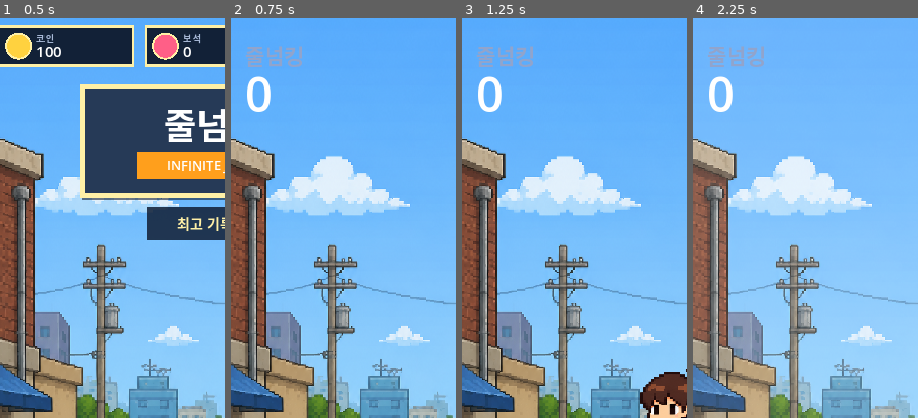
Above: before the commit, frames 1-4 (left to right).
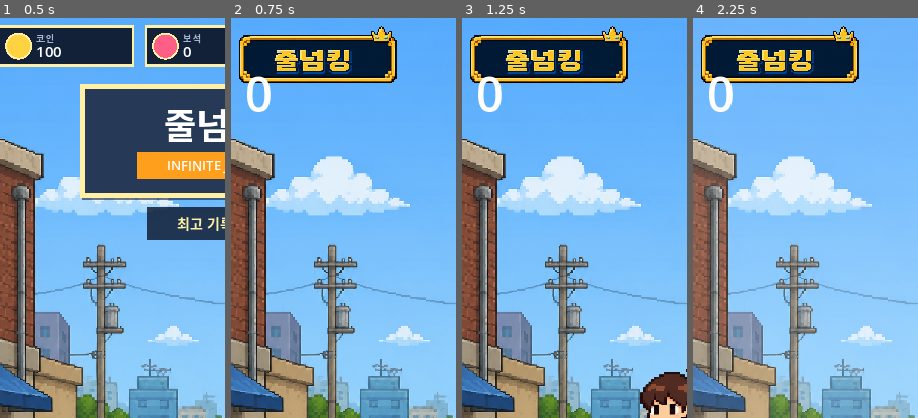
Above: after the commit, the same moments.

Repository: eunchan4490-star/Rope-King
Game: Godot game, scene res://main.tscn
Two runs of this game, one before a commit and one after it. Both use one fixed random seed, a clock stepped at 60 frames per second and the inputs below.
Inputs (mouse positions are % of the whole screen's width and height, from its top left):
- Up to frame 1 (0.5 s): no input
- Up to frame 2 (0.75 s): tap Enter at 0.5 s; move the mouse to (72, 45) at 0.52 s; click (72, 45) at 0.67 s
- Up to frame 3 (1.25 s): tap Space (jump) at 0.77 s
- Up to frame 4 (2.25 s): move the mouse to (30, 55) at 1.27 s; click (30, 55) at 1.42 s; tap Space (jump) at 1.52 s; move the mouse to (60, 28) at 2.02 s; click (60, 28) at 2.17 s
The pictures show only the part of the screen within x 3-53%, y 1-51%; the shares and areas given below are measured in that part.

Frame 1 is identical in both runs. In frame 2, 8.4% of the frame differs, in the area x 3-74%, y 2-17%; in frame 3, 8.4%; in frame 4, 8.4%.

Commit message:
Add pixel title logo and crown frame

Diff:
--- a/scripts/main.gd
+++ b/scripts/main.gd
@@ -22,6 +22,8 @@
 const MENU_CHARACTER_TEXTURE_PATH := "res://assets/ui/menu_character.png"
 const MENU_UPGRADE_TEXTURE_PATH := "res://assets/ui/menu_upgrade.png"
 const MENU_SETTINGS_TEXTURE_PATH := "res://assets/ui/menu_settings.png"
+const HUD_TITLE_FRAME_PATH := "res://assets/ui/title_frame.png"
+const HUD_TITLE_LOGO_PATH := "res://assets/ui/title_logo.png"
 const DEFAULT_CHARACTER_ID := "default"
 const JUMP_FRAME_COUNT := 4
 const CHARACTERS_PER_PAGE := 3
@@ -53,6 +55,9 @@
 @export var character_button_texture: Texture2D
 @export var upgrade_button_texture: Texture2D
 @export var settings_button_texture: Texture2D
+@export_group("HUD Title Assets")
+@export var hud_title_frame_texture: Texture2D
+@export var hud_title_logo_texture: Texture2D
 @export_group("Game Balance")
 @export var balance: RopeGameBalance = DEFAULT_BALANCE
 
@@ -122,6 +127,10 @@
 		upgrade_button_texture = load(MENU_UPGRADE_TEXTURE_PATH) as Texture2D
 	if settings_button_texture == null and ResourceLoader.exists(MENU_SETTINGS_TEXTURE_PATH):
 		settings_button_texture = load(MENU_SETTINGS_TEXTURE_PATH) as Texture2D
+	if hud_title_frame_texture == null and ResourceLoader.exists(HUD_TITLE_FRAME_PATH):
+		hud_title_frame_texture = load(HUD_TITLE_FRAME_PATH) as Texture2D
+	if hud_title_logo_texture == null and ResourceLoader.exists(HUD_TITLE_LOGO_PATH):
+		hud_title_logo_texture = load(HUD_TITLE_LOGO_PATH) as Texture2D
 	character_button_used_region = _texture_used_region(character_button_texture)
 	upgrade_button_used_region = _texture_used_region(upgrade_button_texture)
 	settings_button_used_region = _texture_used_region(settings_button_texture)
@@ -784,7 +793,7 @@
 		if character_menu_open:
 			_draw_character_menu(font)
 		return
-	draw_string(font, Vector2(42, 82), "줄넘킹", HORIZONTAL_ALIGNMENT_LEFT, -1, 34, Color("91a4cc"))
+	_draw_hud_title(font)
 	draw_string(font, Vector2(42, 158), str(score), HORIZONTAL_ALIGNMENT_LEFT, -1, 76, Color.WHITE)
 	draw_string(font, Vector2(480, 83), "BEST  %d" % best_score, HORIZONTAL_ALIGNMENT_LEFT, -1, 26, Color("ffd166"))
 	if game_state != GameState.GAME_OVER:
@@ -795,6 +804,20 @@
 	draw_string(font, Vector2(0, 1190), control_text, HORIZONTAL_ALIGNMENT_CENTER, DESIGN_SIZE.x, 22, Color("8293b7"))
 	if game_state == GameState.GAME_OVER:
 		_draw_game_over_panel(font)
+
+
+func _draw_hud_title(font: Font) -> void:
+	var frame_rect := Rect2(18.0, 14.0, 280.0, 112.0)
+	if hud_title_frame_texture != null:
+		draw_texture_rect(hud_title_frame_texture, frame_rect, false)
+	else:
+		draw_rect(frame_rect, Color("071b38"), true)
+		draw_rect(frame_rect, Color("ffd23f"), false, 5.0)
+	var logo_rect := Rect2(74.0, 43.0, 150.0, 66.0)
+	if hud_title_logo_texture != null:
+		draw_texture_rect(hud_title_logo_texture, logo_rect, false)
+	else:
+		draw_string(font, Vector2(42, 82), "줄넘킹", HORIZONTAL_ALIGNMENT_LEFT, -1, 34, Color("ffd23f"))
 
 
 func _draw_game_over_panel(font: Font) -> void:
--- a/tests/rope_logic_test.gd
+++ b/tests/rope_logic_test.gd
@@ -97,6 +97,8 @@
 	game._prepare_turner_visuals()
 	_expect(game.mirrored_turner_texture != null, "right rope turner mirror texture was not created")
 	_expect(game.mirrored_turner_used_region.size.x > 0.0, "right rope turner mirror region is empty")
+	_expect(ResourceLoader.exists("res://assets/ui/title_frame.png"), "HUD title frame asset was not imported")
+	_expect(ResourceLoader.exists("res://assets/ui/title_logo.png"), "HUD title logo asset was not imported")
 	_expect(ResourceLoader.exists("res://assets/characters/default/idle.png"), "default idle asset path was not imported")
 	_expect(ResourceLoader.exists("res://assets/characters/default/jump_sheet.png"), "default jump asset path was not imported")
 	_expect(game._is_safe_character_id("default"), "default character id was rejected")
Binary file added: assets/ui/title_frame.png
Not shown, added: assets/ui/title_frame.png.import
Binary file added: assets/ui/title_logo.png
Not shown, added: assets/ui/title_logo.png.import
